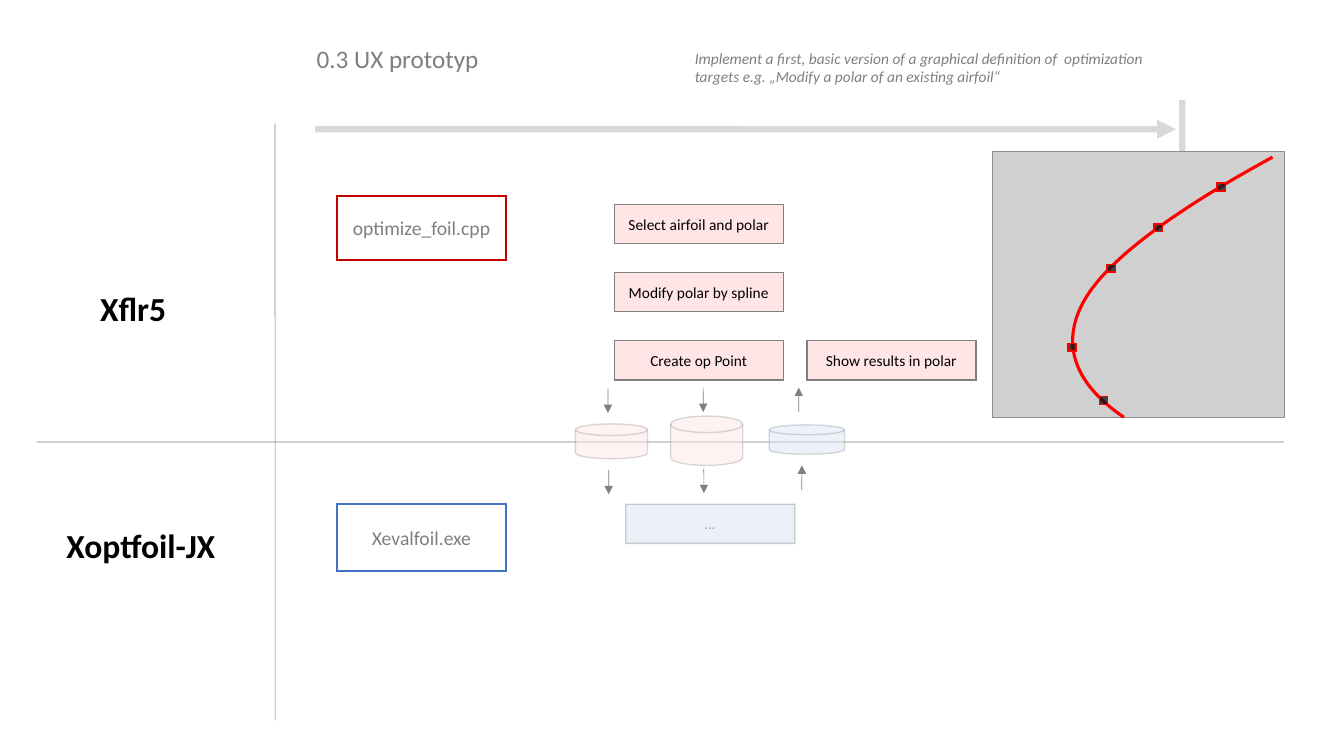
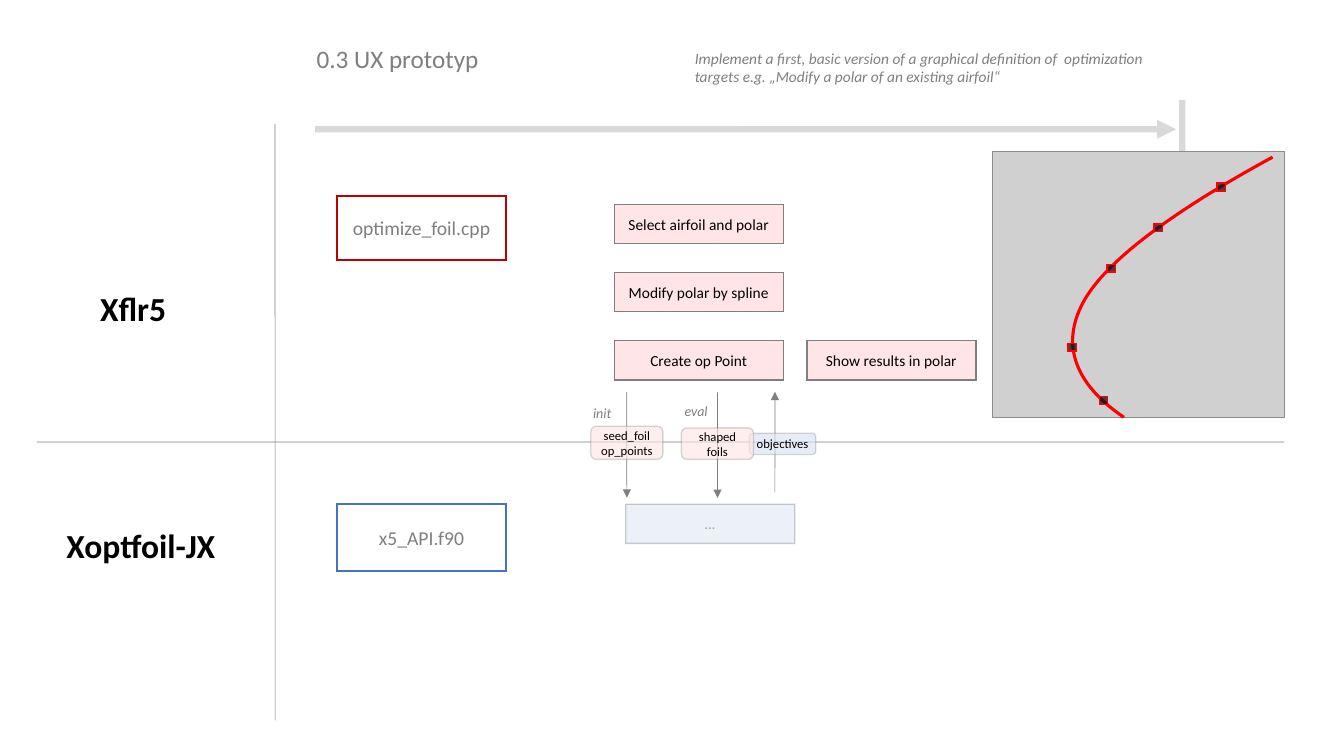
Before and after one commit to jxjo/Xoptfoil-JX, a slide deck: slide 6 of doc/Architecture/Xflr5_meets_Xoptfoil-JX.odp (slide 7 before the commit). Drawn at 1344x756 pixels with LibreOffice and Linux fonts; fonts in the diff are those of the drawing; grey boxes stand for pictures. Boxes give left, top, right and bottom in pixels: in the first picture for what was removed or moved away, otherwise in the second. Text is boxed around its words. In the diff, an @@ line names an element or a change of style, - is before the commit and + after.

```diff
--- a/doc/Architecture/Xflr5_meets_Xoptfoil-JX.odp
+++ b/doc/Architecture/Xflr5_meets_Xoptfoil-JX.odp
@@ arrow removed from (608, 389) to (608, 413) @@
@@ arrow removed from (704, 387) to (704, 412) @@
@@ arrow removed from (799, 412) to (799, 387) @@
@@ text added at (593,408,611,418), 10 pt, text #7F7F7F, italic @@
+init
@@ arrow moved from (609, 470) - (609, 494) to (627, 392) - (627, 498) @@
@@ freeform shape removed at (670,416,743,466) @@
@@ text added at (685,406,708,416), 10 pt, text #7F7F7F, italic @@
+eval
@@ arrow moved from (704, 469) - (704, 493) to (718, 392) - (718, 498) @@
@@ arrow moved from (802, 490) - (803, 466) to (775, 492) - (775, 392) @@
@@ freeform shape removed at (576,424,648,459) @@
@@ freeform shape added at (591,426,663,460), fill #FFE5E5 at 64% opacity, outline #404040 0.99 pt, 9 pt, text #000000 @@
+seed_foil
+op_points
@@ freeform shape added at (682,429,754,460), fill #FFE5E5 at 64% opacity, outline #404040 0.99 pt, 9 pt, text #000000 @@
+shaped foils
@@ freeform shape added at (749,434,816,455), fill #DAE3F3 at 64% opacity, outline #404040 0.99 pt, 9 pt, text #000000 @@
+objectives
@@ freeform shape removed at (769,425,845,455) @@
@@ text in freeform shape at (379,531,464,548): text changed @@
-Xevalfoil.exe
+x5_API.f90
```
Also in this commit, not shown: 3 other slides changed, 2 slides added, 2 slides removed.
